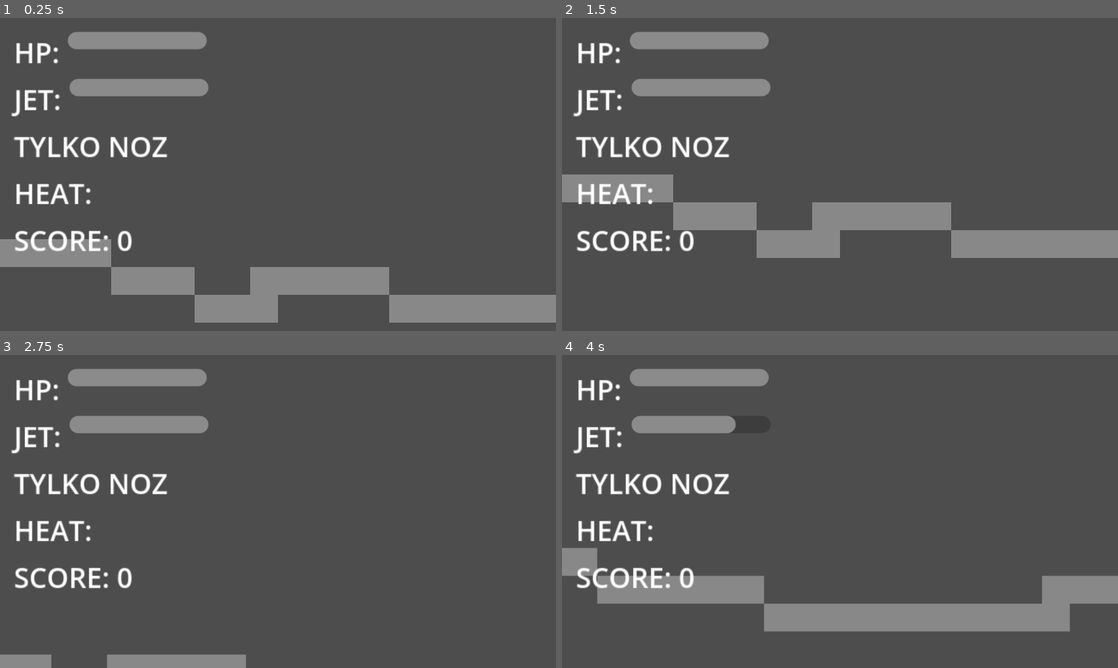
Above: before the commit, frames 1-4 (two rows, left to right).
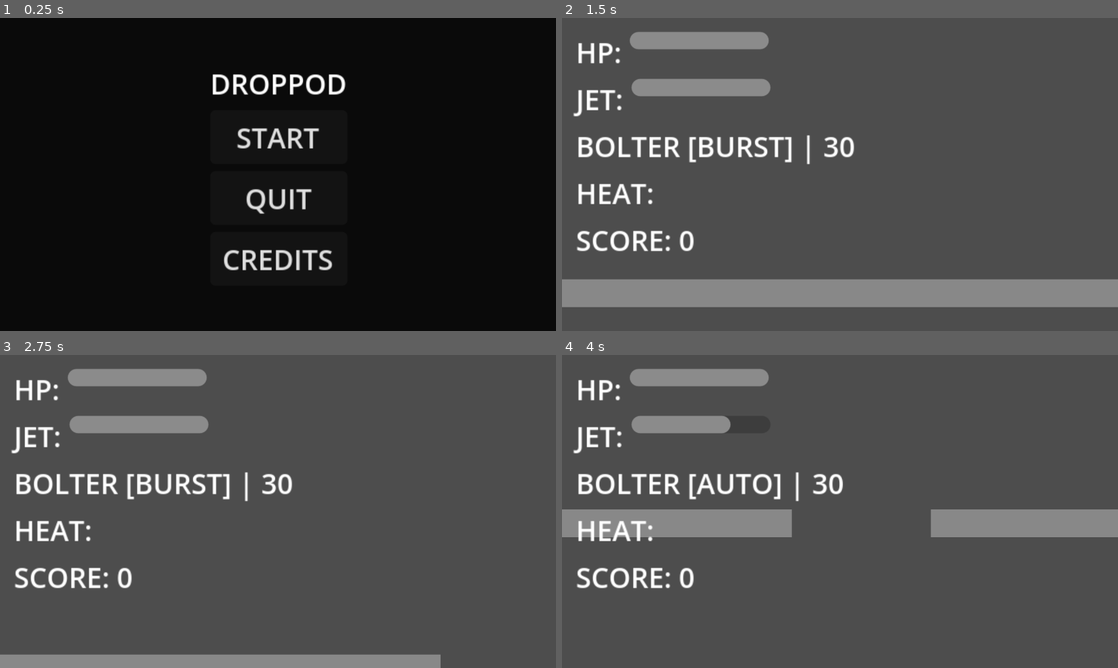
Above: after the commit, the same moments.

Repository: s29741-pj/SGD_DropPod
Game: Godot game, scene res://scenes/main_menu.tscn
The game is run twice, just before and just after one commit, with the same random seed, the same clock (stepped at 60 frames per second) and the same inputs. Before the commit the project starts from res://scenes/levels/level4.tscn.
Inputs (mouse positions are in pixels of both pictures, inside the frame that each line leads up to):
- Up to frame 1 (0.25 s): no input
- Up to frame 2 (1.5 s): click (840, 259) at 0.5 s, where only the run after the commit has a clickable "CREDITS"; click (840, 136) at 1.25 s, where only the run after the commit has a clickable "START"
- Up to frame 3 (2.75 s): move the mouse to (400, 495) at 2.02 s; hold Right (ui_right) from 2.03 s (still down); hold S (crouch) from 2.03 s (still down); tap W (jump) at 2.27 s
- Up to frame 4 (4 s): move the mouse to (728, 527) at 2.77 s; release S (crouch) at 2.78 s; tap Space (jetpack) at 2.85 s; tap W (jump) at 3.02 s; tap Enter at 3.5 s; move the mouse to (895, 442) at 3.52 s; release Right (ui_right) at 3.53 s; hold Left (ui_left) from 3.53 s (still down); right-click (895, 442) at 3.6 s

The runs differ from the first frame. In frame 1, 100% of the frame differs, in the area x 0-100%, y 0-100%; in frame 2, 20%; in frame 3, 3.7%; in frame 4, 18%.

Commit message:
added initial main menu with start and quit button

Diff:
--- a/project.godot
+++ b/project.godot
@@ -11,7 +11,7 @@
 [application]
 
 config/name="Droppod"
-run/main_scene="uid://by3a8w8kpgvvb"
+run/main_scene="uid://capuxflqkvhpy"
 config/features=PackedStringArray("4.6", "GL Compatibility")
 config/icon="res://icon.svg"
 
--- /dev/null
+++ b/scenes/main_menu.gd
@@ -0,0 +1,12 @@
+extends Control
+
+func _ready():
+	$VBoxContainer/StartButton.pressed.connect(_on_start_pressed)
+	$VBoxContainer/QuitButton.pressed.connect(_on_quit_pressed)
+
+func _on_start_pressed():
+	GameManager.reset()
+	get_tree().change_scene_to_file("res://scenes/levels/level1.tscn")
+
+func _on_quit_pressed():
+	get_tree().quit()
--- /dev/null
+++ b/scenes/main_menu.tscn
@@ -0,0 +1,56 @@
+[gd_scene format=3 uid="uid://capuxflqkvhpy"]
+
+[ext_resource type="Script" uid="uid://xbik7nkbejuq" path="res://scenes/main_menu.gd" id="1_l6cm7"]
+
+[node name="MainMenu" type="Control" unique_id=1279773475]
+layout_mode = 3
+anchors_preset = 15
+anchor_right = 1.0
+anchor_bottom = 1.0
+grow_horizontal = 2
+grow_vertical = 2
+script = ExtResource("1_l6cm7")
+
+[node name="ColorRect" type="ColorRect" parent="." unique_id=502646800]
+layout_mode = 1
+anchors_preset = 15
+anchor_right = 1.0
+anchor_bottom = 1.0
+grow_horizontal = 2
+grow_vertical = 2
+color = Color(0.039215688, 0.039215688, 0.039215688, 1)
+
+[node name="VBoxContainer" type="VBoxContainer" parent="." unique_id=1204871838]
+layout_mode = 1
+anchors_preset = 8
+anchor_left = 0.5
+anchor_top = 0.5
+anchor_right = 0.5
+anchor_bottom = 0.5
+offset_left = -39.5
+offset_top = -64.0
+offset_right = 39.5
+offset_bottom = 64.0
+grow_horizontal = 2
+grow_vertical = 2
+alignment = 1
+
+[node name="Title" type="Label" parent="VBoxContainer" unique_id=1345794261]
+layout_mode = 2
+text = "DROPPOD"
+horizontal_alignment = 1
+
+[node name="StartButton" type="Button" parent="VBoxContainer" unique_id=16200684]
+layout_mode = 2
+text = "START"
+
+[node name="QuitButton" type="Button" parent="VBoxContainer" unique_id=1197158625]
+layout_mode = 2
+text = "QUIT"
+icon_alignment = 1
+
+[node name="CreditsButton" type="Button" parent="VBoxContainer" unique_id=566944902]
+layout_mode = 2
+text = "CREDITS
+"
+icon_alignment = 2
Not shown, added: scenes/main_menu.gd.uid
